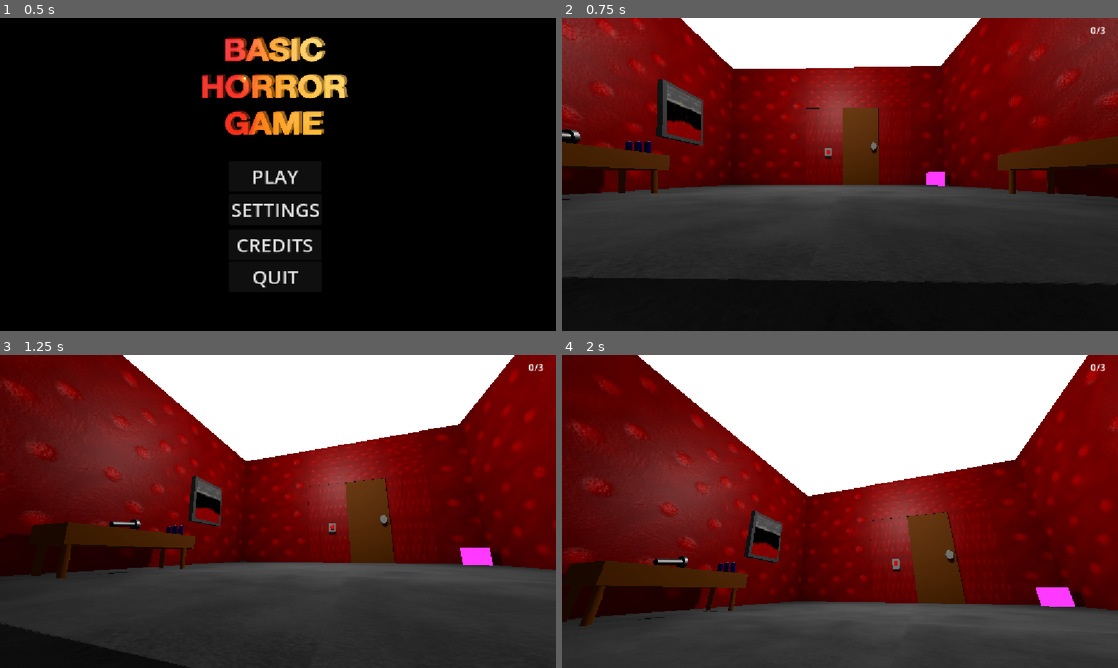
Above: before the commit, frames 1-4 (two rows, left to right).
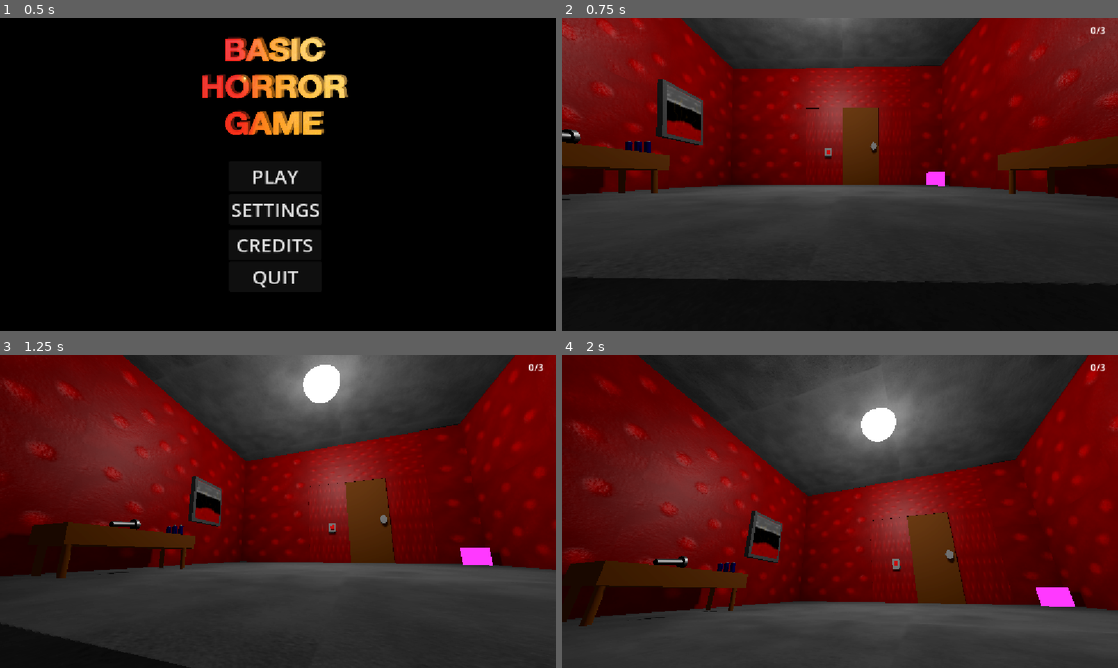
Above: after the commit, the same moments.

Repository: christiannoll/Basic3DGame
Game: Godot game, scene res://Scenes/main_menu.tscn
Same seed, same stepped clock (60 frames per second), same inputs: the game is played once before the commit and once after it. The engine's default icon, where the game draws it, is replaced by a stand-in: a white triangle on a blue panel in a dark square.
Inputs (mouse positions are in pixels of both pictures, inside the frame that each line leads up to):
- Up to frame 1 (0.5 s): no input
- Up to frame 2 (0.75 s): click "PLAY" at 0.5 s
- Up to frame 3 (1.25 s): no input
- Up to frame 4 (2 s): move the mouse to (867, 511) at 1.27 s; hold W (forward) from 1.28 s (still down); tap F (flashlight) at 1.35 s; tap Space (jump) at 1.52 s

Frame 1 is identical in both runs. In frame 2, 7.3% of the frame differs, in the area x 21-76%, y 0-17%; in frame 3, 15%; in frame 4, 23%, in the area x 13-95%, y 0-46%.

Commit message:
Added hallway ceiling

Diff:
--- a/Scenes/level.tscn
+++ b/Scenes/level.tscn
@@ -332,9 +332,18 @@
 material_override = ExtResource("2_81xng")
 mesh = SubResource("BoxMesh_tumq0")
 
+[node name="ceiling2" type="StaticBody3D" parent="NavigationRegion3D/floors_and_walls" unique_id=1130572542]
+transform = Transform3D(7.477625, 0, 0, 0, 1, 0, 0, 0, 15.916117, 0.6049242, 6.01575, 41.127995)
+
+[node name="CollisionShape3D" type="CollisionShape3D" parent="NavigationRegion3D/floors_and_walls/ceiling2" unique_id=1985081392]
+shape = SubResource("BoxShape3D_51e2h")
+
+[node name="MeshInstance3D" type="MeshInstance3D" parent="NavigationRegion3D/floors_and_walls/ceiling2" unique_id=1233437098]
+material_override = ExtResource("2_81xng")
+mesh = SubResource("BoxMesh_tumq0")
+
 [node name="ceiling" type="StaticBody3D" parent="NavigationRegion3D/floors_and_walls" unique_id=1051115234]
 transform = Transform3D(42.629066, 0, 0, 0, 1, 0, 0, 0, 69.39393, 0, 6.0947495, 0)
-visible = false
 
 [node name="CollisionShape3D" type="CollisionShape3D" parent="NavigationRegion3D/floors_and_walls/ceiling" unique_id=1995709826]
 shape = SubResource("BoxShape3D_51e2h")
